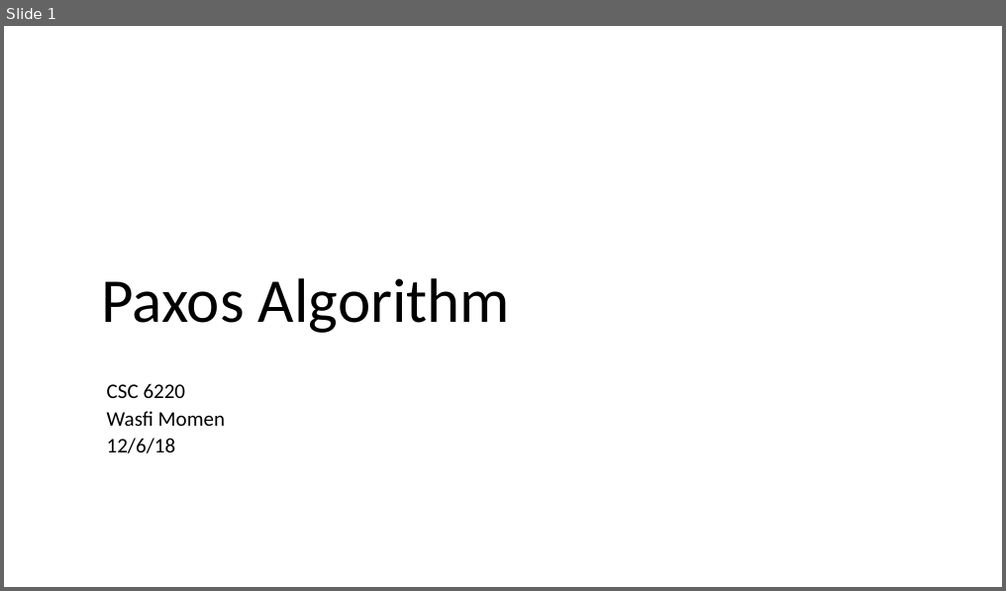
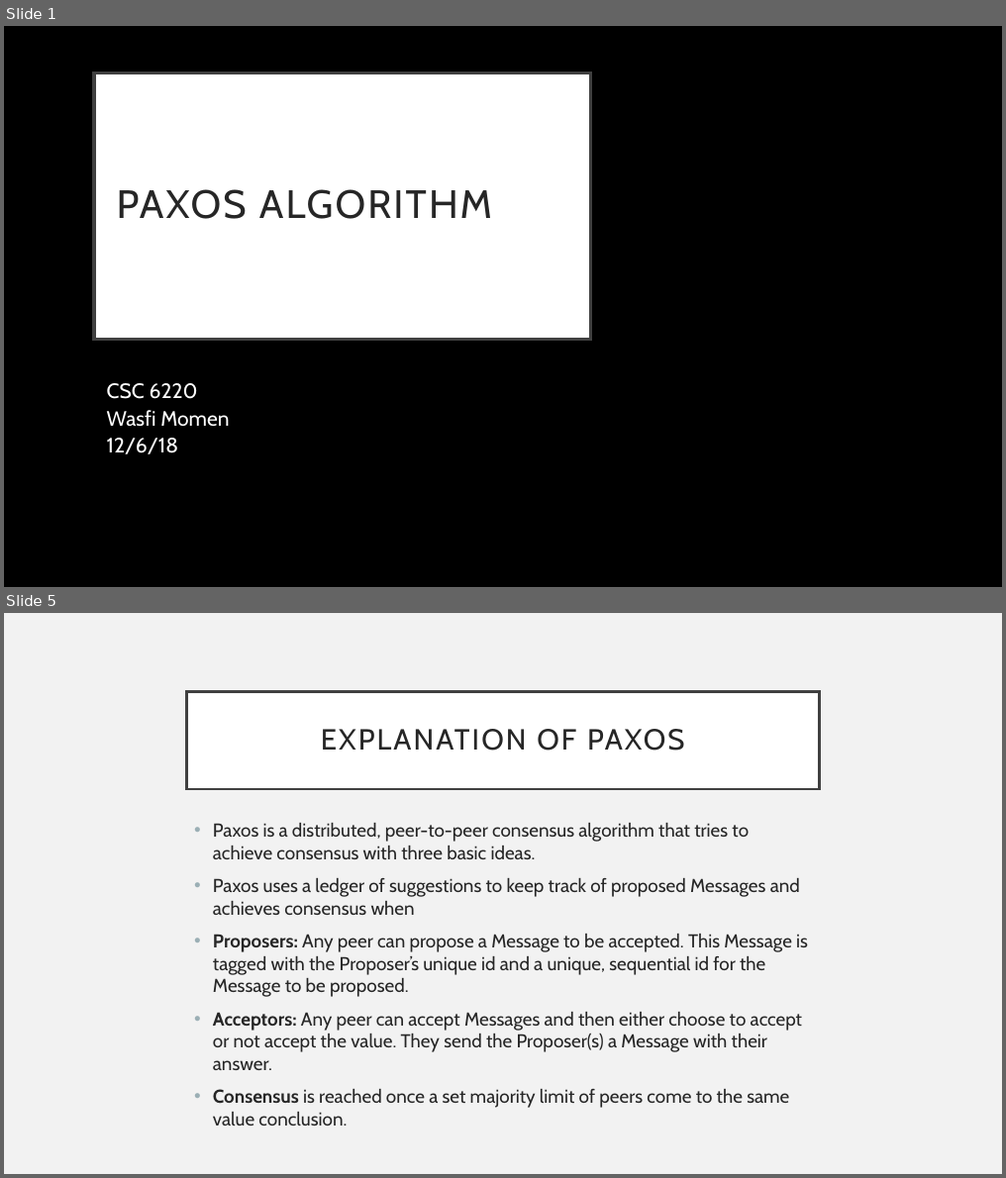
Before and after one commit to CodeFluent/Notes, a slide deck: CS-6220/hw/Grad_Project/Paxos Algorithm.pptx. Shown one above the other, each under a label of ours: slide 1 before the commit, slides 1 and 5 after it; the slides between them are not shown. The pictures are 1006x591 and 1006x1178 pixels, drawn with LibreOffice and Linux fonts; fonts in the diff are those of the drawing. Boxes give left, top, right and bottom in pixels: in the first picture for what was removed or moved away, otherwise in the second. Text is boxed around its words. In the diff, an @@ line names an element or a change of style, - is before the commit and + after.

```diff
--- a/CS-6220/hw/Grad_Project/Paxos Algorithm.pptx
+++ b/CS-6220/hw/Grad_Project/Paxos Algorithm.pptx
@@ slide 5 added at [4,613,1002,1174], background #F2F2F2 @@
@@ title added at [187,691,819,789], fill #FFFFFF, outline #404040 2.5 pt, 28 pt, text #262626 @@
+EXPLANATION OF PAXOS
@@ text added at [213,823,808,1126], 18 pt, text #262626 @@
+• Paxos is a distributed, peer-to-peer consensus algorithm that tries to achieve consensus with three basic ideas.
+• Paxos uses a ledger of suggestions to keep track of proposed Messages and achieves consensus when
+• Proposers: Any peer can propose a Message to be accepted. This Message is tagged with the Proposer’s unique id and a unique, sequential id for the Message to be proposed.
+• Acceptors: Any peer can accept Messages and then either choose to accept or not accept the value. They send the Proposer(s) a Message with their answer.
+• Consensus is reached once a set majority limit of peers come to the same value conclusion.
@@ slide 1 changed as well @@
@@ background #FFFFFF to #000000 @@
@@ title "PAXOS ALGORITHM": place and size @@
-title "PAXOS ALGORITHM" at [102,278,510,333]
+title "PAXOS ALGORITHM" at [94,74,591,340]
@@ title "PAXOS ALGORITHM" at [94,74,591,340]: vertical alignment bottom to middle; fill none to #FFFFFF; outline none to #404040 3 pt @@
@@ title at [117,189,492,219]: text changed; size 60 to 38 pt; font Calibri to Cabin; text colour #000000 to #262626 @@
-Paxos Algorithm
+PAXOS ALGORITHM
@@ subtitle "CSC 6220" at [107,383,229,455]: font Calibri to Cabin, text colour #000000 to #FFFFFF @@
```
Also in this commit, not shown: 1 other slide changed, 9 other slides added, 14 slides removed, 16 other files.
